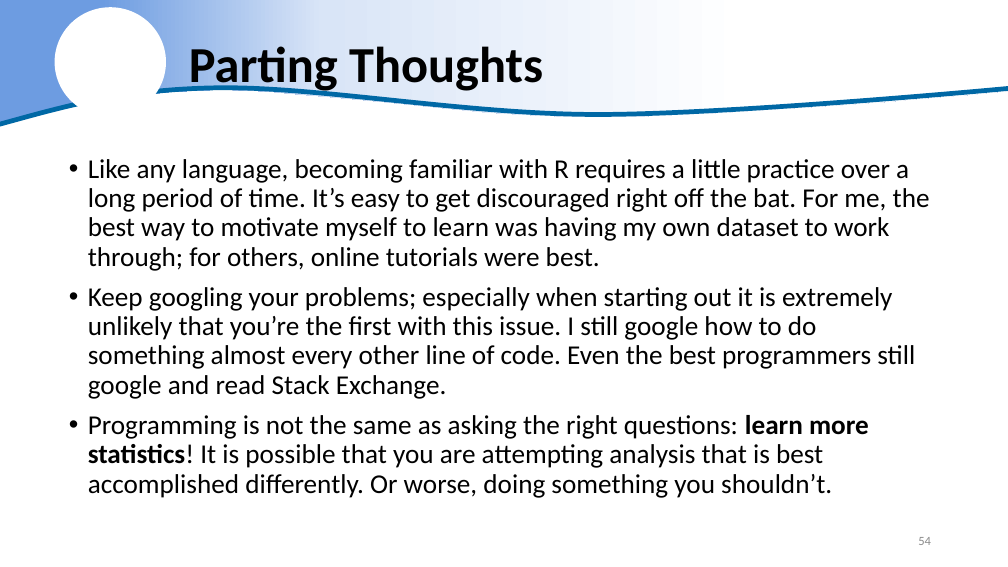
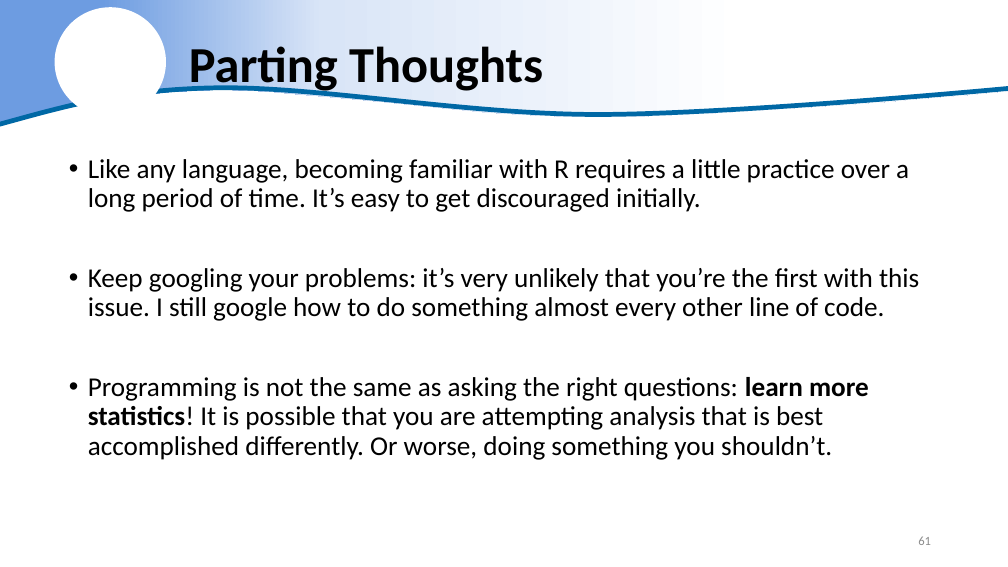
Before and after one commit to justinpriest/R_Intro_ADFG, a slide deck: slide 61 of The Basics of R - Day 2.pptx (slide 54 before the commit). Drawn at 1008x567 pixels with LibreOffice and Linux fonts; fonts in the diff are those of the drawing; background and template pictures are left out. Boxes give left, top, right and bottom in pixels: in the first picture for what was removed or moved away, otherwise in the second. Text is boxed around its words. In the diff, an @@ line names an element or a change of style, - is before the commit and + after.

```diff
--- a/The Basics of R - Day 2.pptx
+++ b/The Basics of R - Day 2.pptx
@@ text at (x1=88, y1=159, x2=919, y2=321): text changed @@
-• Like any language, becoming familiar with R requires a little practice over a long period of time. It’s easy to get discouraged right off the bat. For me, the best way to motivate myself to learn was having my own dataset to work through; for others, online tutorials were best.
-• Keep googling your problems; especially when starting out it is extremely unlikely that you’re the first with this issue. I still google how to do something almost every other line of code. Even the best programmers still google and read Stack Exchange.
+• Like any language, becoming familiar with R requires a little practice over a long period of time. It’s easy to get discouraged initially.
+• Keep googling your problems: it’s very unlikely that you’re the first with this issue. I still google how to do something almost every other line of code.
@@ page number at (x1=918, y1=536, x2=931, y2=545): text changed @@
-54
+61
```
Also in this commit, not shown: 17 other slides changed, 7 slides added, 19 other files.
